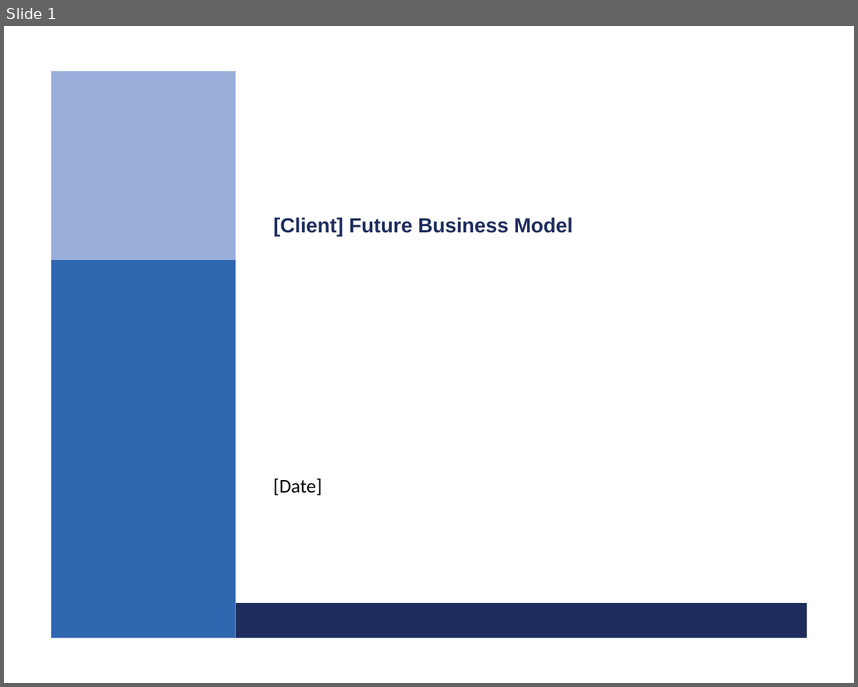
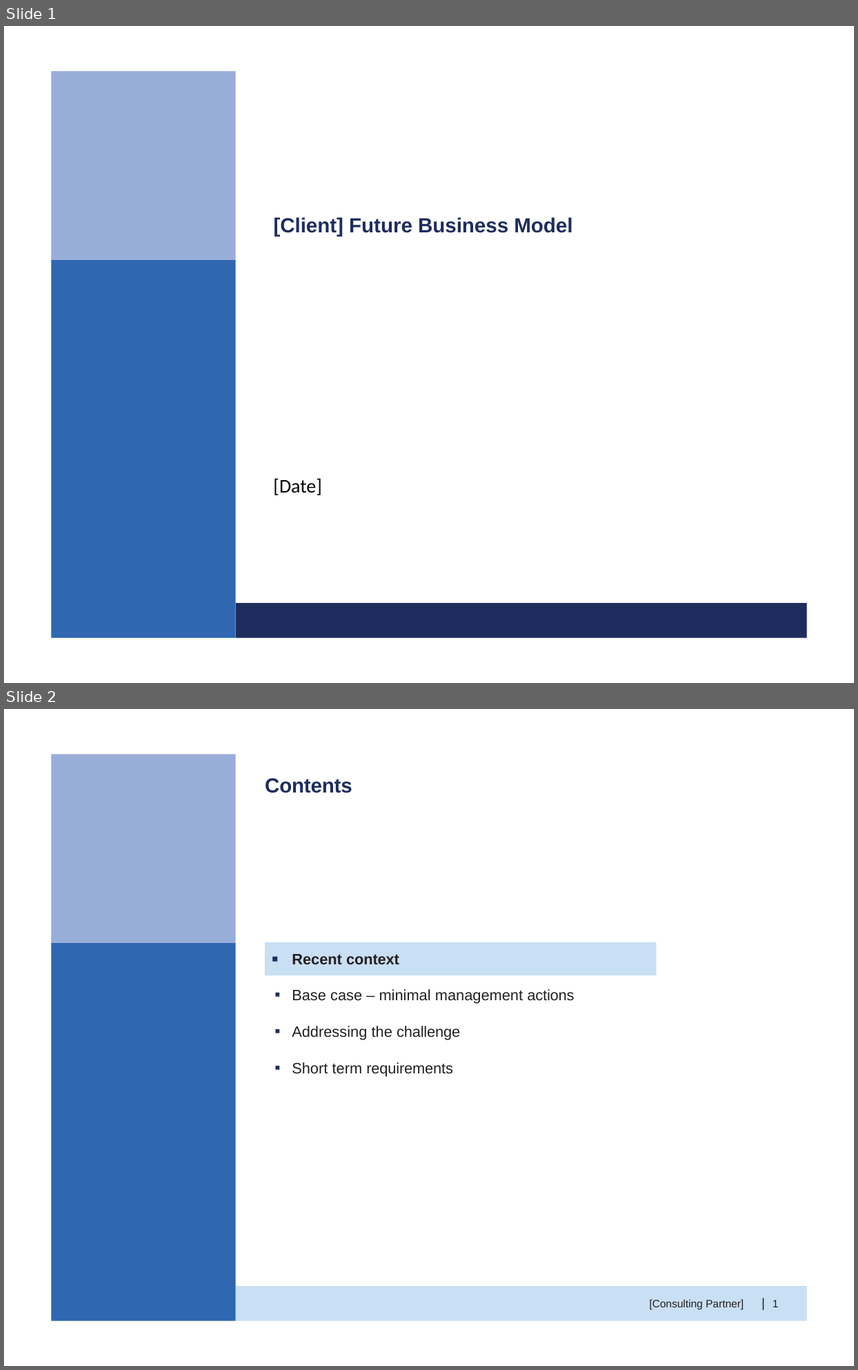
Before and after one commit to huytrnq/pptxsanitizer, a slide deck: data/Take-home_sanitized.pptx. Shown one above the other, each under a label of ours: slide 1 before the commit, slides 1 and 2 after it. The pictures are 858x687 and 858x1370 pixels, drawn with LibreOffice and Linux fonts; fonts in the diff are those of the drawing; background and template pictures are left out. Boxes give left, top, right and bottom in pixels: in the first picture for what was removed or moved away, otherwise in the second. Text is boxed around its words. In the diff, an @@ line names an element or a change of style, - is before the commit and + after.

```diff
--- a/data/Take-home_sanitized.pptx
+++ b/data/Take-home_sanitized.pptx
@@ slide 2 added at (x1=4, y1=709, x2=854, y2=1366), background #FFFFFF @@
@@ freeform shape added at (x1=51, y1=754, x2=236, y2=942), fill #99ADD9 @@
@@ title added at (x1=265, y1=778, x2=352, y2=793), 19 pt, text #1E2D5D, bold @@
+Contents
@@ freeform shape added at (x1=51, y1=942, x2=236, y2=1320), fill #2F67B1 @@
@@ rectangle added at (x1=266, y1=942, x2=656, y2=975), fill #C9DFF4, 14 pt, text #231F20, bold @@
+▪ Recent context
@@ text added at (x1=292, y1=989, x2=574, y2=1077), 14 pt, text #231F20 @@
+▪ Base case – minimal management actions
+▪ Addressing the challenge
+▪ Short term requirements
@@ freeform shape added at (x1=236, y1=1287, x2=807, y2=1321), fill #C9DFF3 @@
@@ text added at (x1=649, y1=1299, x2=744, y2=1310), 10 pt, text #231F20 @@
+[Consulting Partner]
@@ text added at (x1=760, y1=1293, x2=766, y2=1313), 12 pt, text #231F20 @@
+|
@@ text added at (x1=773, y1=1300, x2=779, y2=1307), 10 pt, text #231F20 @@
+1
```
Also in this commit, not shown: 1 slide changed, 1 other slide added, 11 other files.
